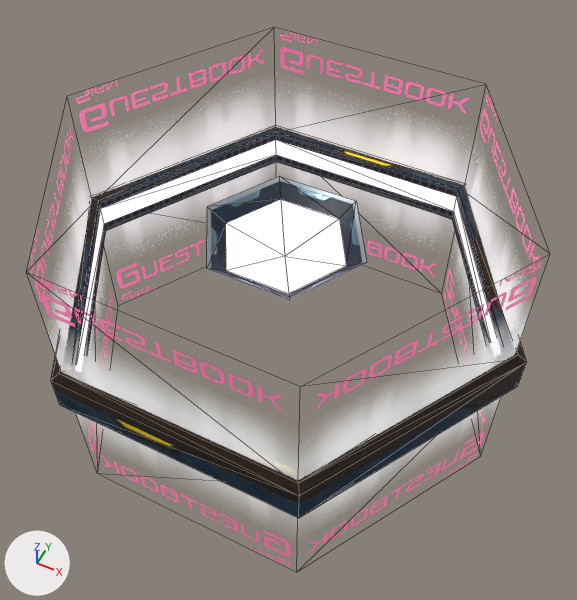
One commit to the glTF model ABM_UnityProject/External/ABM_01_Museum/unity_assets/entity13222.gltf: the scene before it, then after it.
The view is the same before and after, from a 50 mm camera at (7.17, -14.1, 15.21) aimed at (0.24, -0.23, -2.12). The lights are fixed; the arrows at lower left show +X, +Y and +Z. Mesh edges are drawn as thin lines. Where no turn or scale is listed for an object, it has been applied to the vertices. Vertices at the same position are counted once.

Objects in the first picture: 'node_Museum_Hex_Propeler_01_Gear_0', 'node_Museum_Hex_Propeler_01_c (3)', 'node_Museum_Hex_Propeler_Fade'.
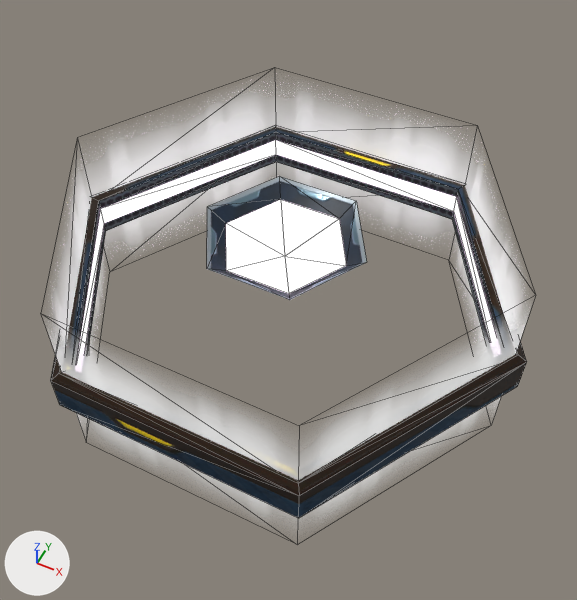
Where the change shows, as pixel boxes (x1, y1, x2, y2) in the pictures (577 x 600 px):
'node_Museum_Hex_Propeler_Fade', reshaped
    before: (28, 29, 542, 566)
    after: (56, 101, 521, 508)

The change, as a diff of the scene's bpy script:
```diff
--- a/ABM_UnityProject/External/ABM_01_Museum/unity_assets/entity13222.gltf.py
+++ b/ABM_UnityProject/External/ABM_01_Museum/unity_assets/entity13222.gltf.py
@@ me_mesh_museum_hex_propeler_fade_10128museum_hex_propeler_fade @@
 # used by ob_node_museum_hex_propeler_fade; location = (0.0, 0.0, 2.45)
-me_mesh_museum_hex_propeler_fade_10128museum_hex_propeler_fade.from_pydata(...)  # 18 vertices, 24 faces; spans x -6.71..6.71, y -5.85..5.85, z -8.65..0.06
+me_mesh_museum_hex_propeler_fade_10128museum_hex_propeler_fade.from_pydata(...)  # 18 vertices, 24 faces; spans x -6.71..6.71, y -5.85..5.85, z -6.93..-1.32
+# me_mesh_museum_hex_propeler_fade_10128museum_hex_propeler_fade part 1
+# 12 vertices are removed from x -6.71..6.71, y -5.85..5.85, z -8.65..0.06
+# 24 faces are deleted
+# 6 new vertices lie (0.0, 0.0, 2.51) away from vertices in x -6.71..6.71, y -5.85..5.85, z -3.83
+# 6 new vertices lie (0.0, 0.0, -3.1) away from vertices in x -6.71..6.71, y -5.85..5.85, z -3.83
+# 24 new faces join them
 me_mesh_museum_hex_propeler_fade_10128museum_hex_propeler_fade.materials.append(mat_tileset_transparencies_01_mat)
```
